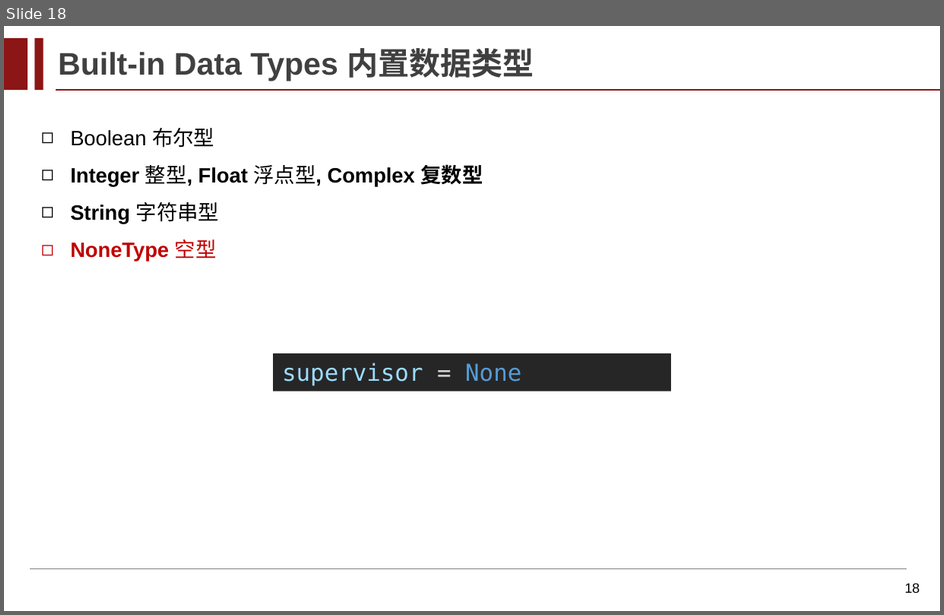
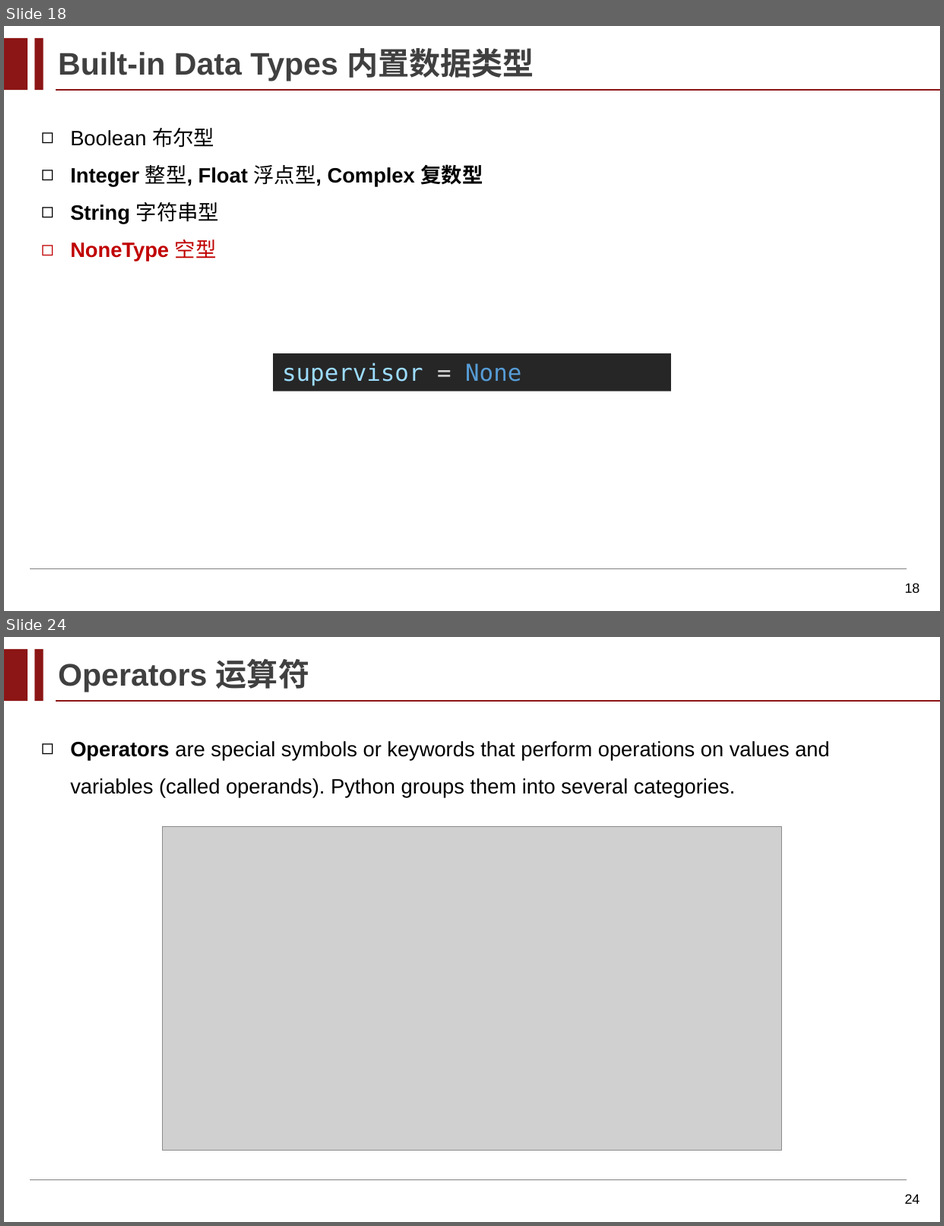
Before and after one commit to Peng-shhe/Advanced-Programming, a slide deck: 课件/Lecture_03_Data_Types_and_Expression.pptx. Shown one above the other, each under a label of ours: slide 18 before the commit, slides 18 and 24 after it; the slides between them are not shown. The pictures are 944x615 and 944x1226 pixels, drawn with LibreOffice and Linux fonts; fonts in the diff are those of the drawing; grey boxes stand for pictures; background and template pictures are left out. Boxes give left, top, right and bottom in pixels: in the first picture for what was removed or moved away, otherwise in the second. Text is boxed around its words. In the diff, an @@ line names an element or a change of style, - is before the commit and + after.

```diff
--- a/课件/Lecture_03_Data_Types_and_Expression.pptx
+++ b/课件/Lecture_03_Data_Types_and_Expression.pptx
@@ slide 24 added at (4,637,940,1222), background #FFFFFF; not listed: 4 template elements that a slide beside it also shows @@
@@ text added at (58,659,310,692), 24 pt, text #404040, bold @@
+Operators 运算符
@@ text added at (70,741,830,798), 16 pt, text #000000 @@
+◻ Operators are special symbols or keywords that perform operations on values and variables (called operands). Python groups them into several categories.
@@ picture added at (162,826,781,1150) @@
@@ rectangle added at (642,1136,804,1173), fill #FFFFFF, outline #FFFFFF 2 pt @@
@@ page number added at (905,1194,921,1204), 10.5 pt, text #000000 @@
+24
```
Also in this commit, not shown: 6 slides changed, 15 other slides added, 3 other files.
